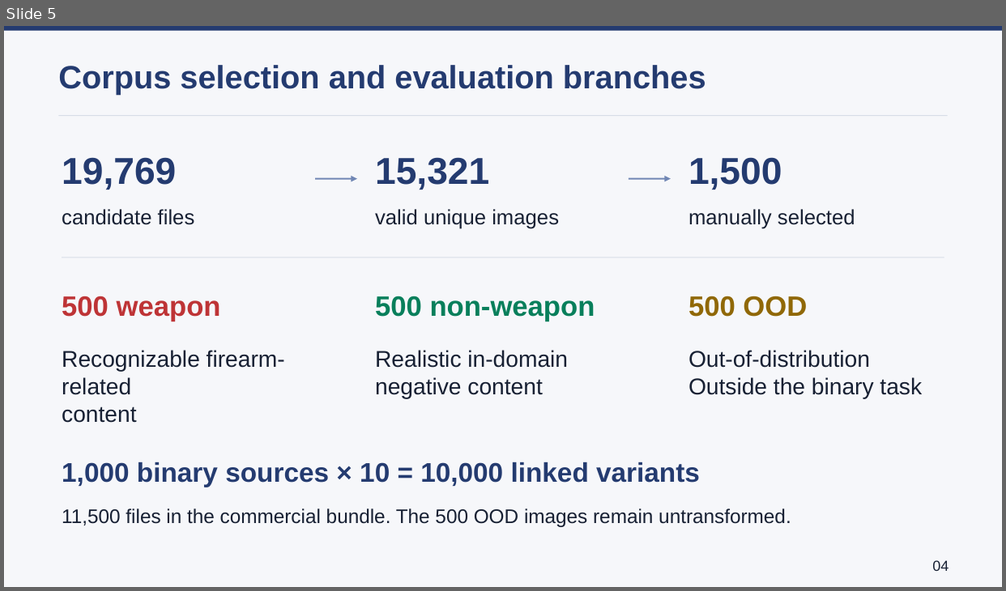
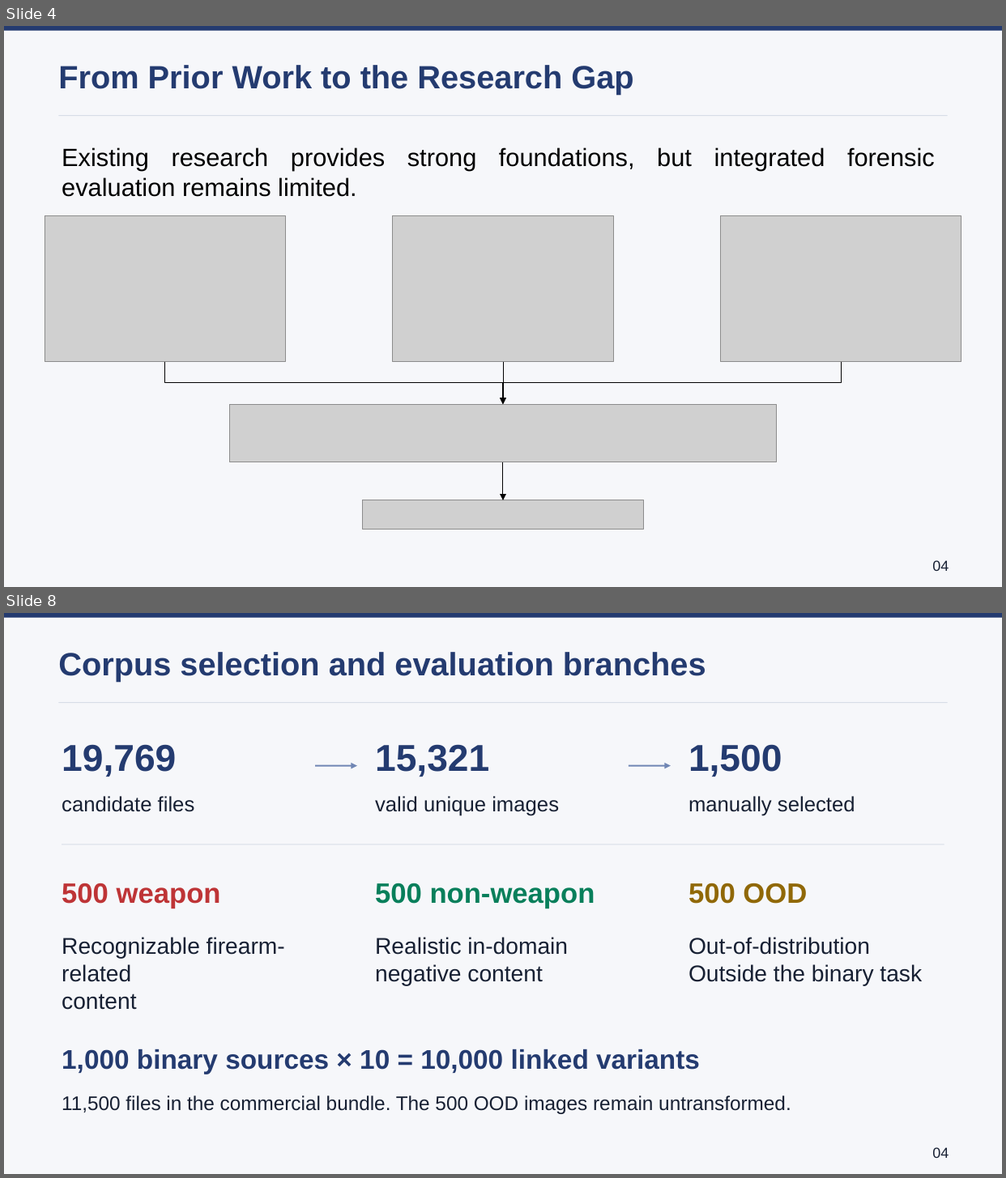
Before and after one commit to lmolinario/Molinario_Thesis_Defense_2026, a slide deck: Molinario_Thesis_Defense_2026.pptx. Shown one above the other, each under a label of ours: slide 5 before the commit, slides 4 and 8 after it; the slides between them are not shown. The pictures are 1006x591 and 1006x1178 pixels, drawn with LibreOffice and Linux fonts; fonts in the diff are those of the drawing; grey boxes stand for pictures. Boxes give left, top, right and bottom in pixels: in the first picture for what was removed or moved away, otherwise in the second. Text is boxed around its words. In the diff, an @@ line names an element or a change of style, - is before the commit and + after.

```diff
--- a/Molinario_Thesis_Defense_2026.pptx
+++ b/Molinario_Thesis_Defense_2026.pptx
@@ slide 4 added at [4,26,1002,587], background #F6F7FA @@
@@ rectangle added at [4,26,1002,31], fill #243B70 @@
@@ text added at [58,65,633,94], 31 pt, text #243B70, bold @@
+From Prior Work to the Research Gap
@@ line added from (58, 116) to (948, 116), #D7DDE7 0.75 pt @@
@@ text added at [62,148,935,197], 24 pt, text #000000 @@
+Existing research provides strong foundations, but integrated forensic evaluation remains limited.
@@ picture added at [44,216,286,362] @@
@@ picture added at [393,216,614,362] @@
@@ picture added at [720,216,961,362] @@
@@ elbow arrow added from (165, 362) to (503, 404), #000000 0.75 pt @@
@@ elbow arrow added from (841, 362) to (503, 404), #000000 0.75 pt @@
@@ elbow arrow added from (503, 362) to (503, 404), #000000 0.75 pt @@
@@ picture added at [229,404,777,463] @@
@@ elbow arrow added from (503, 463) to (503, 501), #000000 0.75 pt @@
@@ picture added at [363,501,643,530] @@
@@ text added at [932,561,948,571], 14 pt, text #172033 @@
+04
@@ what was slide 5 is now slide 8 @@
```
Also in this commit, not shown: 4 slides changed, 2 other slides added.
